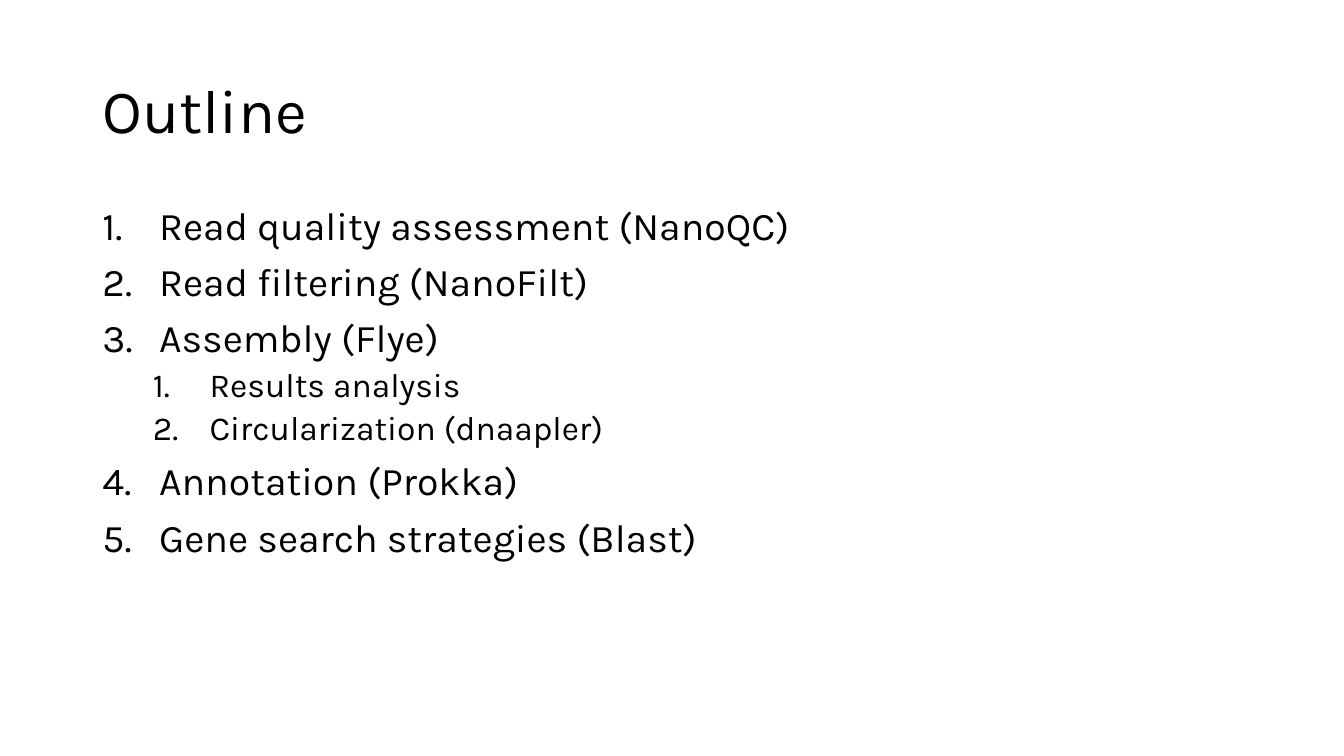
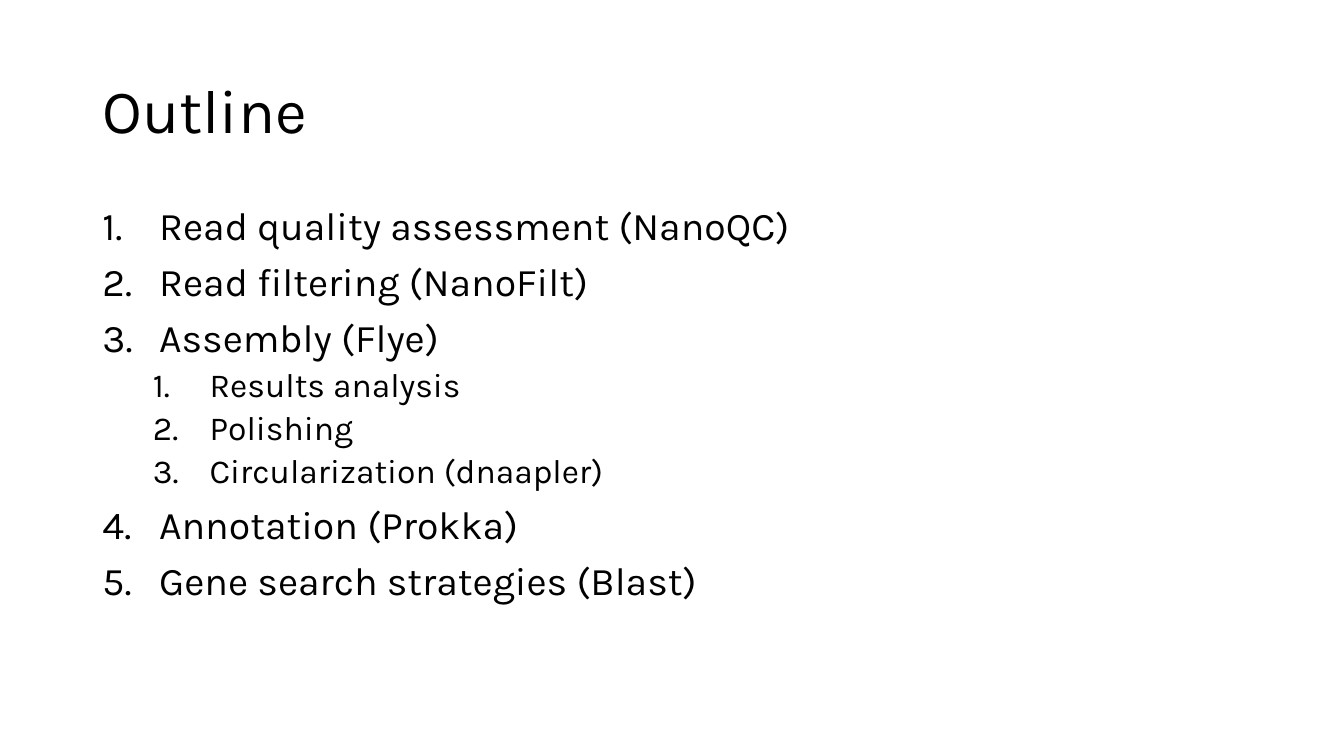
Before and after one commit to pabloati/MAC_WGS, a slide deck: slide 2 of Assembly_and_annotation.pptx. Drawn at 1344x756 pixels with LibreOffice and Linux fonts; fonts in the diff are those of the drawing. Boxes give left, top, right and bottom in pixels: in the first picture for what was removed or moved away, otherwise in the second. Text is boxed around its words. In the diff, an @@ line names an element or a change of style, - is before the commit and + after.

Commit message:
First draft of the final pipeline
First edition of the course, with the polishing of the initial assembly and the final hybrid assembly

```diff
--- a/Assembly_and_annotation.pptx
+++ b/Assembly_and_annotation.pptx
@@ text at (210, 417, 354, 449): paragraph added @@
+  2. Polishing
```
Also in this commit, not shown: 6 slides added, 4 other files.
